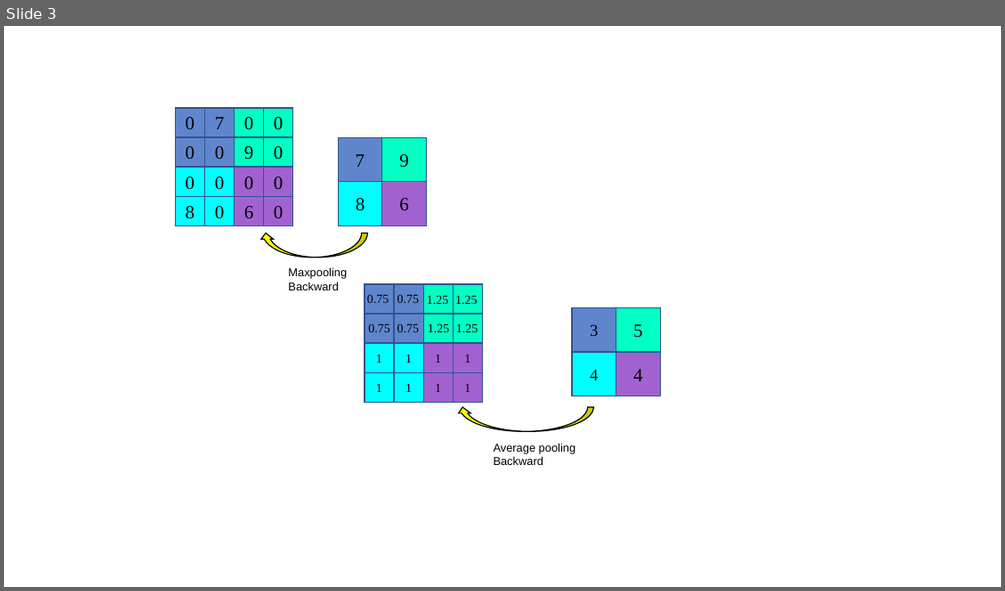
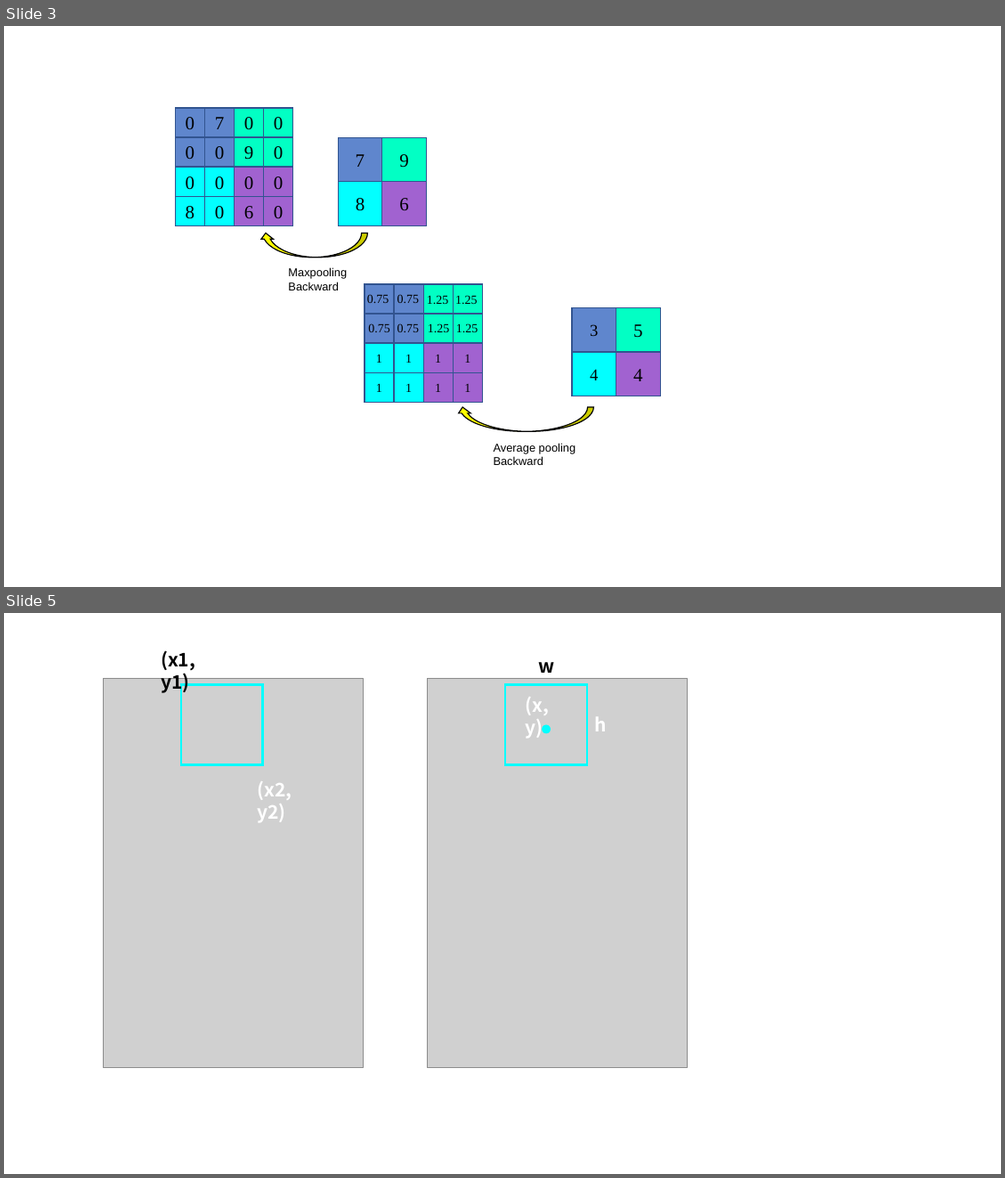
Before and after one commit to sennnnn/graduate_project, a slide deck: material/draw.pptx. Shown one above the other, each under a label of ours: slide 3 before the commit, slides 3 and 5 after it; the slides between them are not shown. The pictures are 1005x591 and 1005x1178 pixels, drawn with LibreOffice and Linux fonts; fonts in the diff are those of the drawing; grey boxes stand for pictures. Boxes give left, top, right and bottom in pixels: in the first picture for what was removed or moved away, otherwise in the second. Text is boxed around its words. In the diff, an @@ line names an element or a change of style, - is before the commit and + after.

```diff
--- a/material/draw.pptx
+++ b/material/draw.pptx
@@ slide 5 added at <box>4,613,1001,1174</box>, background #FFFFFF @@
@@ text added at <box>161,650,195,693</box>, 18 pt, text #000000, bold @@
+(x1, y1)
@@ text added at <box>539,662,555,673</box>, 18 pt, text #000000, bold @@
+w
@@ picture added at <box>104,678,364,1068</box> @@
@@ rectangle added at <box>181,685,263,765</box>, outline #02FFFF 2.25 pt @@
@@ picture added at <box>428,678,688,1068</box> @@
@@ rectangle added at <box>506,685,587,765</box>, outline #02FFFF 2.25 pt @@
@@ text added at <box>526,697,550,738</box>, 18 pt, text #FFFFFF, bold @@
+(x, y)
@@ text added at <box>594,717,606,731</box>, 18 pt, text #FFFFFF, bold @@
+h
@@ ellipse added at <box>542,724,550,733</box>, fill #02FFFF @@
@@ text added at <box>258,781,292,822</box>, 18 pt, text #FFFFFF, bold @@
+(x2, y2)
```
Also in this commit, not shown: 2 other slides added, 9 other files.
